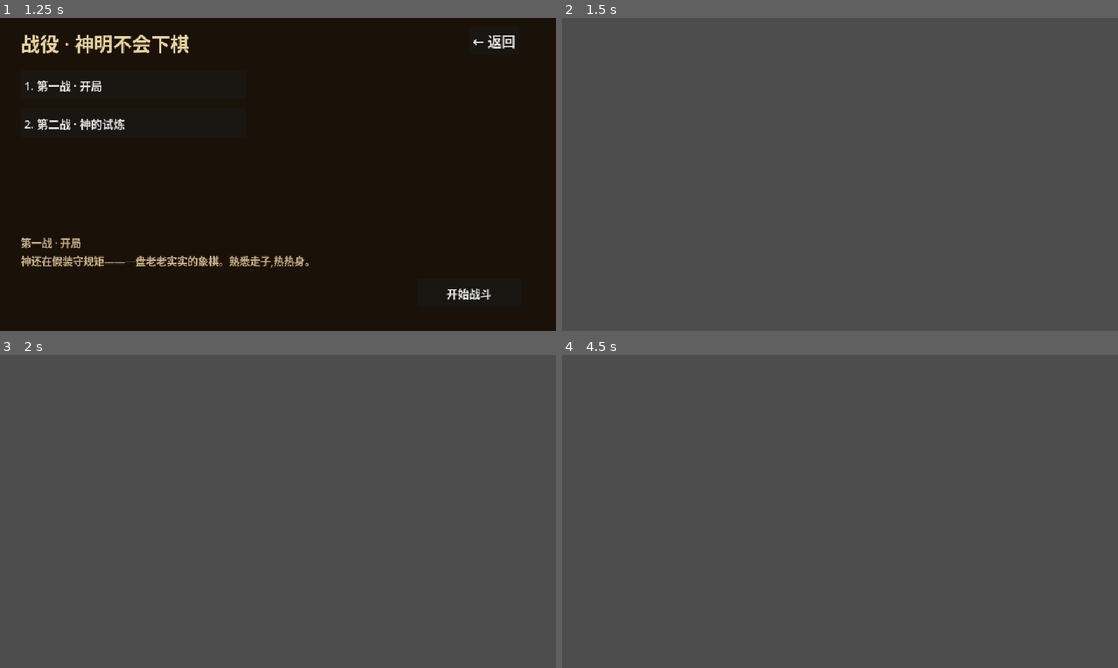
Above: before the commit, frames 1-4 (two rows, left to right).
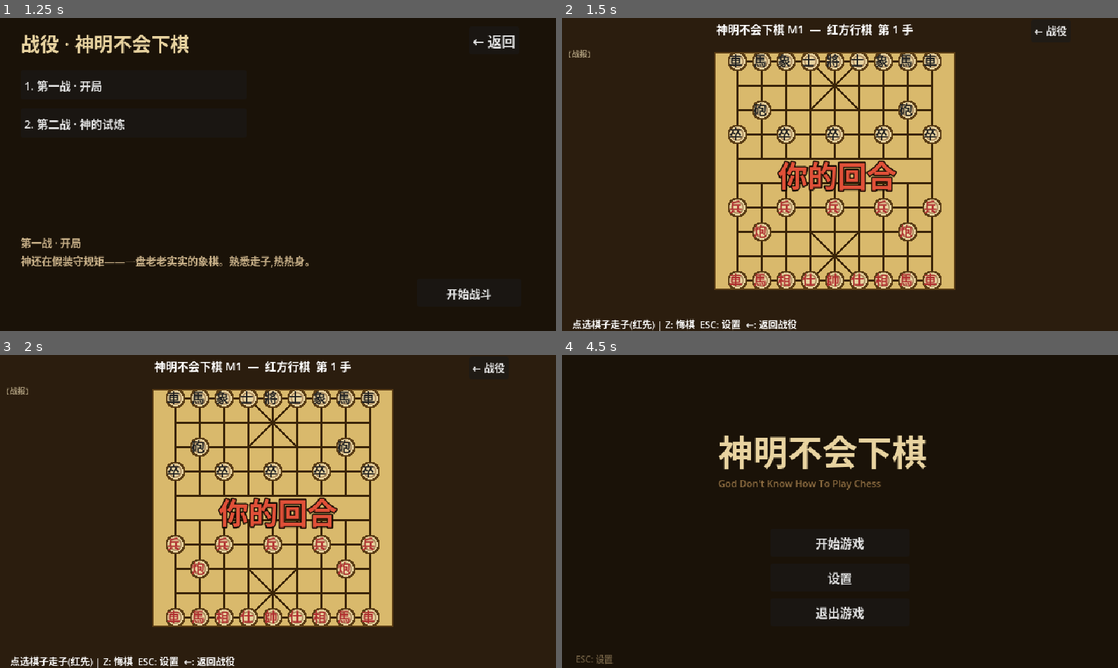
Above: after the commit, the same moments.

Repository: Ryu-Lee/GodDonotKnowHowToPlayChess
Game: Godot game, scene res://presentation/main.tscn
The game is run twice, just before and just after one commit, with the same random seed, the same clock (stepped at 60 frames per second) and the same inputs.
Inputs (mouse positions are in pixels of both pictures, inside the frame that each line leads up to):
- Up to frame 1 (1.25 s): click "开始游戏" at 0.5 s
- Up to frame 2 (1.5 s): click "开始战斗" at 1.25 s
- Up to frame 3 (2 s): no input
- Up to frame 4 (4.5 s): click (1051, 367) at 2 s, where only the run after the commit has a clickable "← 战役"; click (1029, 630) at 2.75 s, where only the run after the commit has a clickable "开始战斗"; click (1051, 367) at 3.5 s, where only the run after the commit has a clickable "← 战役"; click (1056, 376) at 4.25 s, where only the run after the commit has a clickable "← 返回"

Frame 1 is identical in both runs. In frame 2, 100% of the frame differs, in the area x 0-100%, y 0-100%; in frame 3, 100%; in frame 4, 100%.
Error before the commit: Parse Error: Cannot assign a value of type "TextServer.LineBreakFlag" as "TextServer.AutowrapMode". (res://presentation/battle_screen.gd:64)

Commit message:
Fix autowrap enum: Label uses TextServer.AutowrapMode, not BreakingBehavior
AUTOWRAP_WORD_SMART: wrap at word boundaries, force-break oversized
words (correct enum for Label.autowrap_mode).

Co-Authored-By: Daedalus (GLM-5.3) <noreply@daedalus.com>

Diff:
--- a/presentation/battle_screen.gd
+++ b/presentation/battle_screen.gd
@@ -61,7 +61,7 @@
 	history_label = Label.new()
 	history_label.position = Vector2(6, 34)
 	history_label.size = Vector2(160, 306)
-	history_label.autowrap_mode = TextServer.BREAK_ADAPTIVE
+	history_label.autowrap_mode = TextServer.AUTOWRAP_WORD_SMART
 	history_label.add_theme_font_size_override("font_size", 9)
 	history_label.add_theme_color_override("font_color", Color("#a89878"))
 	add_child(history_label)
